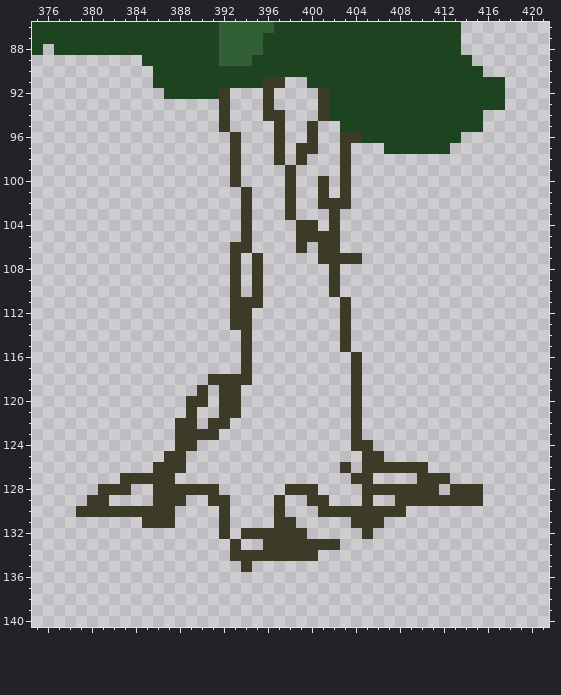
Pixel-art file: pixel2023/temp.aseprite. The picture above is the old version.
1000x1000 pixels, 1 frame. Colours within 5 levels of each other are drawn and written as one. Shown: x 375..421, y 86..140.
New version:
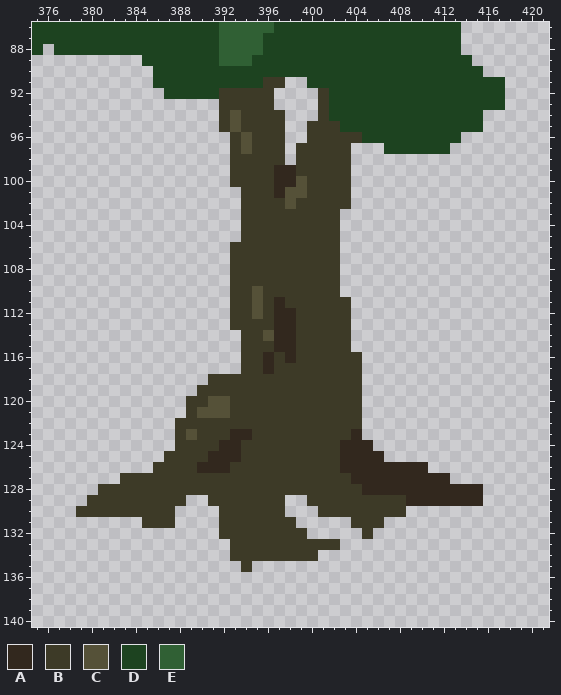
Palette (. is transparent): A #32281e  B #3d3a27  C #555138  D #1d4320  E #306034
Changes in this commit:
{"y":92,"x":393,"old":"...","new":"BBB"}
{"y":93,"x":393,"old":"...","new":"BBB"}
{"y":94,"x":393,"old":"...","new":"CBB"}
{"y":95,"x":393,"old":"....","new":"CBBB"}
{"y":95,"x":401,"old":"..","new":"BB"}
{"y":96,"x":394,"old":"...","new":"CBB"}
{"y":96,"x":401,"old":"..","new":"BB"}
{"y":97,"x":394,"old":"...","new":"CBB"}
{"y":97,"x":401,"old":"..","new":"BB"}
{"y":98,"x":394,"old":"...","new":"BBB"}
{"y":98,"x":400,"old":"...","new":"BBB"}
{"y":99,"x":394,"old":"....B....","new":"BBBAABBBB"}
{"y":100,"x":394,"old":"....B..","new":"BBBAACB"}
{"y":100,"x":402,"old":".","new":"B"}
{"y":101,"x":395,"old":"...B..","new":"BBACCB"}
{"y":101,"x":402,"old":".","new":"B"}
{"y":102,"x":395,"old":"...B..","new":"BBBCBB"}
{"y":103,"x":395,"old":"...","new":"BBB"}
{"y":103,"x":399,"old":"...","new":"BBB"}
{"y":104,"x":395,"old":"....","new":"BBBB"}
{"y":104,"x":401,"old":".","new":"B"}
{"y":105,"x":395,"old":"....","new":"BBBB"}
{"y":106,"x":395,"old":"....","new":"BBBB"}
{"y":106,"x":400,"old":".","new":"B"}
{"y":107,"x":394,"old":".","new":"B"}
{"y":107,"x":396,"old":".....","new":"BBBBB"}
{"y":107,"x":403,"old":"BB","new":".."}
{"y":108,"x":394,"old":".","new":"B"}
{"y":108,"x":396,"old":"......","new":"BBBBBB"}
{"y":109,"x":394,"old":".","new":"B"}
{"y":109,"x":396,"old":"......","new":"BBBBBB"}
{"y":110,"x":394,"old":".B......","new":"BCBBBBBB"}
{"y":111,"x":395,"old":"B.......","new":"CBABBBBB"}
{"y":112,"x":395,"old":"........","new":"CBAABBBB"}
{"y":113,"x":395,"old":"........","new":"BBAABBBB"}
{"y":114,"x":395,"old":"........","new":"BCAABBBB"}
{"y":115,"x":395,"old":"........","new":"BBAABBBB"}
{"y":116,"x":395,"old":".........","new":"BABABBBBB"}
{"y":117,"x":395,"old":".........","new":"BABBBBBBB"}
{"y":118,"x":395,"old":".........","new":"BBBBBBBBB"}
{"y":119,"x":391,"old":".","new":"B"}
{"y":119,"x":394,"old":"..........","new":"BBBBBBBBBB"}
{"y":120,"x":391,"old":".B","new":"CC"}
{"y":120,"x":394,"old":"..........","new":"BBBBBBBBBB"}
{"y":121,"x":390,"old":"..B","new":"CCC"}
{"y":121,"x":394,"old":"..........","new":"BBBBBBBBBB"}
{"y":122,"x":390,"old":".","new":"B"}
{"y":122,"x":393,"old":"...........","new":"BBBBBBBBBBB"}
{"y":123,"x":389,"old":"B","new":"C"}
{"y":123,"x":392,"old":"............B","new":"BAABBBBBBBBBA"}
{"y":124,"x":390,"old":"..............BB","new":"BBAABBBBBBBBBAAA"}
{"y":125,"x":389,"old":"................BB","new":"BBAAABBBBBBBBBAAAA"}
{"y":126,"x":389,"old":"..............B.BBBBBB","new":"BAAABBBBBBBBBBAAAAAAAA"}
{"y":127,"x":388,"old":"................BB....BBB","new":"BBBBBBBBBBBBBBBBAAAAAAAAA"}
{"y":128,"x":384,"old":"..","new":"BB"}
{"y":128,"x":392,"old":"......","new":"BBBBBB"}
{"y":128,"x":401,"old":"....BBBBBBB.BBB","new":"BBBBAAAAAAAAAAA"}
{"y":129,"x":382,"old":"....","new":"BBBB"}
{"y":129,"x":393,"old":"....","new":"BBBB"}
{"y":129,"x":402,"old":"...","new":"BBB"}
{"y":129,"x":406,"old":"..","new":"BB"}
{"y":129,"x":409,"old":"BBBBBBB","new":"AAAAAAA"}
{"y":130,"x":393,"old":"....","new":"BBBB"}
{"y":131,"x":393,"old":"....","new":"BBBB"}
{"y":132,"x":393,"old":".","new":"B"}
{"y":133,"x":394,"old":"..","new":"BB"}
{"label":"changed","picture_box":[109,88,483,550]}
